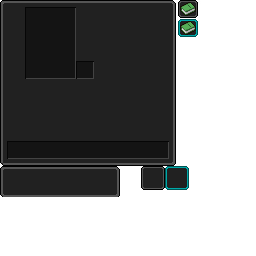
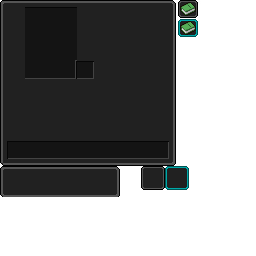
The second w=256, h=256 image is a revision of the first. Changes to its layers:
added layer "그룹 8 복사" above "그룹 8" over [76, 7, 77, 61]
painted on "레이어 22 복사 4" (2nd of 2, in "그룹 8" › "그룹 5 복사"), masked it over [75, 8, 77, 61]
hid "레이어 20 복사 2" (2nd of 2, in "그룹 8" › "그룹 4 복사") over [25, 8, 26, 79]
